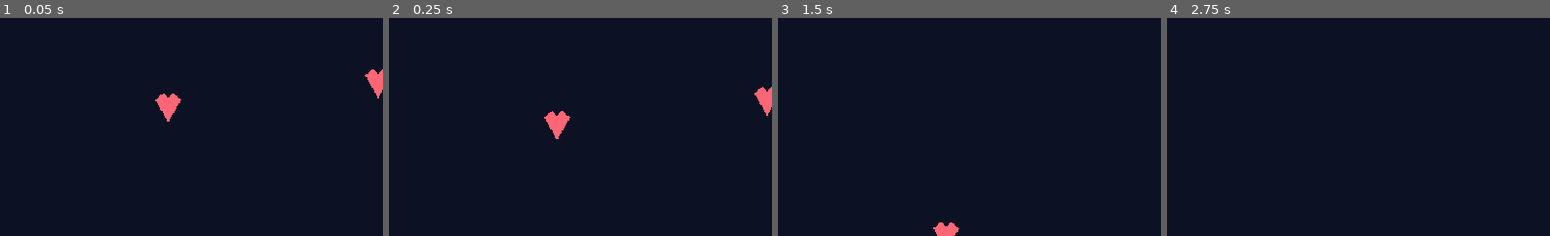
Above: before the commit, frames 1-4 (left to right).
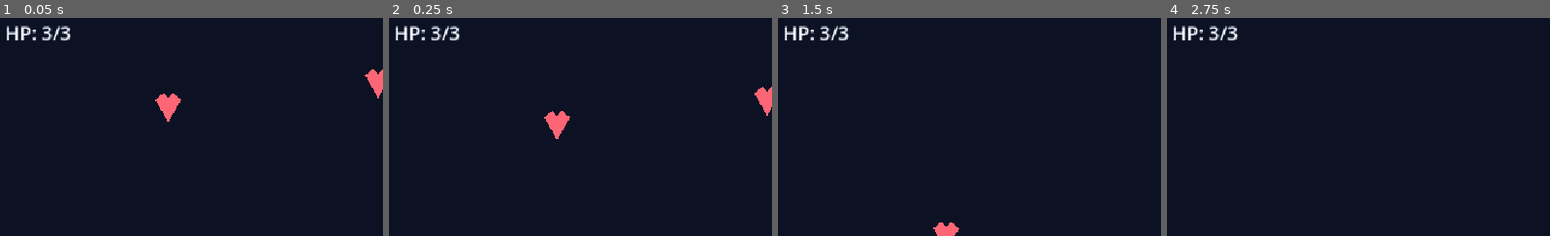
Above: after the commit, the same moments.

Repository: Drew-Z/game-next-spacewar
Game: Godot game, scene res://scenes/main.tscn
Two runs of this game, one before a commit and one after it. Both use one fixed random seed, a clock stepped at 60 frames per second and the inputs below.
Inputs:
- Up to frame 1 (0.05 s): no input
- Up to frame 2 (0.25 s): no input
- Up to frame 3 (1.5 s): tap Enter (ui_accept) at 0.5, 0.77 s; hold Right (ui_right) 0.53-1.28 s; hold Space 0.53-1.28 s; hold Down (ui_down) from 1.28 s (still down); tap Space at 1.35 s
- Up to frame 4 (2.75 s): tap Enter (ui_accept) at 1.52 s; release Down (ui_down) at 2.03 s; hold Right (ui_right) from 2.03 s (still down); hold Space from 2.03 s (still down)
The pictures show only the part of the screen within x 0-50%, y 3-53%; the shares and areas given below are measured in that part.

The runs differ from the first frame. In frame 1, 0.6% of the frame differs, in the area x 1-19%, y 3-11%; in frame 2, 0.6%; in frame 3, 0.6%; in frame 4, 0.6%.

Commit message:
feat(player): add damage and fail state

Diff:
--- a/scenes/main.tscn
+++ b/scenes/main.tscn
@@ -1,9 +1,11 @@
-[gd_scene load_steps=3 format=3]
+[gd_scene load_steps=4 format=3]
 
 [ext_resource type="PackedScene" path="res://scenes/player.tscn" id="1"]
 [ext_resource type="PackedScene" path="res://scenes/enemy_target.tscn" id="2"]
+[ext_resource type="Script" path="res://scripts/main.gd" id="3"]
 
 [node name="Main" type="Node2D"]
+script = ExtResource("3")
 
 [node name="Background" type="ColorRect" parent="."]
 offset_right = 960.0
@@ -21,3 +23,25 @@
 
 [node name="EnemyC" parent="." instance=ExtResource("2")]
 position = Vector2(740, 150)
+
+[node name="HUD" type="CanvasLayer" parent="."]
+
+[node name="HealthLabel" type="Label" parent="HUD"]
+offset_left = 18.0
+offset_top = 16.0
+offset_right = 200.0
+offset_bottom = 42.0
+theme_override_colors/font_color = Color(0.941176, 0.968627, 1, 1)
+theme_override_font_sizes/font_size = 24
+text = "HP: 3/3"
+
+[node name="FailLabel" type="Label" parent="HUD"]
+visible = false
+offset_left = 300.0
+offset_top = 220.0
+offset_right = 660.0
+offset_bottom = 300.0
+theme_override_colors/font_color = Color(1, 0.521569, 0.521569, 1)
+theme_override_font_sizes/font_size = 42
+text = "FAIL"
+horizontal_alignment = 1
--- a/scripts/enemy_target.gd
+++ b/scripts/enemy_target.gd
@@ -3,6 +3,10 @@
 @export var speed := 110.0
 
 var is_destroyed := false
+
+
+func _ready() -> void:
+	body_entered.connect(_on_body_entered)
 
 
 func _process(delta: float) -> void:
@@ -30,3 +34,11 @@
 
 	await get_tree().create_timer(0.08).timeout
 	queue_free()
+
+
+func _on_body_entered(body: Node2D) -> void:
+	if is_destroyed:
+		return
+	if body.has_method("take_damage"):
+		body.take_damage(1)
+		hit()
--- /dev/null
+++ b/scripts/main.gd
@@ -0,0 +1,21 @@
+extends Node2D
+
+@onready var player := $Player
+@onready var health_label := $HUD/HealthLabel as Label
+@onready var fail_label := $HUD/FailLabel as Label
+
+
+func _ready() -> void:
+	player.health_changed.connect(_on_player_health_changed)
+	player.defeated.connect(_on_player_defeated)
+
+	fail_label.visible = false
+	_on_player_health_changed(player.current_health, player.max_health)
+
+
+func _on_player_health_changed(current_health: int, max_health: int) -> void:
+	health_label.text = "HP: %d/%d" % [current_health, max_health]
+
+
+func _on_player_defeated() -> void:
+	fail_label.visible = true
--- a/scripts/player.gd
+++ b/scripts/player.gd
@@ -1,16 +1,41 @@
 extends CharacterBody2D
 
 const FIRE_COOLDOWN := 0.18
+const DAMAGE_COOLDOWN := 0.45
 const VIEWPORT_MARGIN := 20.0
+const NORMAL_COLOR := Color(0.454902, 0.847059, 1, 1)
+const HURT_COLOR := Color(1, 0.568627, 0.568627, 1)
+const DEFEATED_COLOR := Color(0.631373, 0.247059, 0.247059, 1)
+
+signal health_changed(current_health: int, max_health: int)
+signal defeated
 
 @export var speed := 320.0
+@export var max_health := 3
 @export var bullet_scene: PackedScene = preload("res://scenes/bullet.tscn")
 
+@onready var body_visual := $Body as Polygon2D
+@onready var collision_shape := $CollisionShape2D as CollisionShape2D
+
+var current_health := 0
+var is_defeated := false
+var damage_cooldown_remaining := 0.0
 var fire_cooldown_remaining := 0.0
 
 
+func _ready() -> void:
+	current_health = max_health
+	health_changed.emit(current_health, max_health)
+
+
 func _physics_process(delta: float) -> void:
+	damage_cooldown_remaining = maxf(0.0, damage_cooldown_remaining - delta)
 	fire_cooldown_remaining = maxf(0.0, fire_cooldown_remaining - delta)
+	_update_visual_state()
+
+	if is_defeated:
+		velocity = Vector2.ZERO
+		return
 
 	velocity = _get_move_input() * speed
 	move_and_slide()
@@ -51,7 +76,32 @@
 	get_tree().current_scene.add_child(bullet)
 
 
+func take_damage(amount: int = 1) -> void:
+	if is_defeated or damage_cooldown_remaining > 0.0:
+		return
+
+	current_health = maxi(0, current_health - amount)
+	damage_cooldown_remaining = DAMAGE_COOLDOWN
+	health_changed.emit(current_health, max_health)
+
+	if current_health <= 0:
+		is_defeated = true
+		collision_shape.set_deferred("disabled", true)
+		defeated.emit()
+
+	_update_visual_state()
+
+
 func _clamp_to_viewport() -> void:
 	var viewport_size := get_viewport_rect().size
 	global_position.x = clampf(global_position.x, VIEWPORT_MARGIN, viewport_size.x - VIEWPORT_MARGIN)
 	global_position.y = clampf(global_position.y, VIEWPORT_MARGIN, viewport_size.y - VIEWPORT_MARGIN)
+
+
+func _update_visual_state() -> void:
+	if is_defeated:
+		body_visual.color = DEFEATED_COLOR
+	elif damage_cooldown_remaining > 0.0:
+		body_visual.color = HURT_COLOR
+	else:
+		body_visual.color = NORMAL_COLOR
Not shown, changed: README.md
Not shown, changed: docs/roadmap.md
Not shown, changed: docs/task-board.md
Not shown, changed: docs/test-checklist.md
